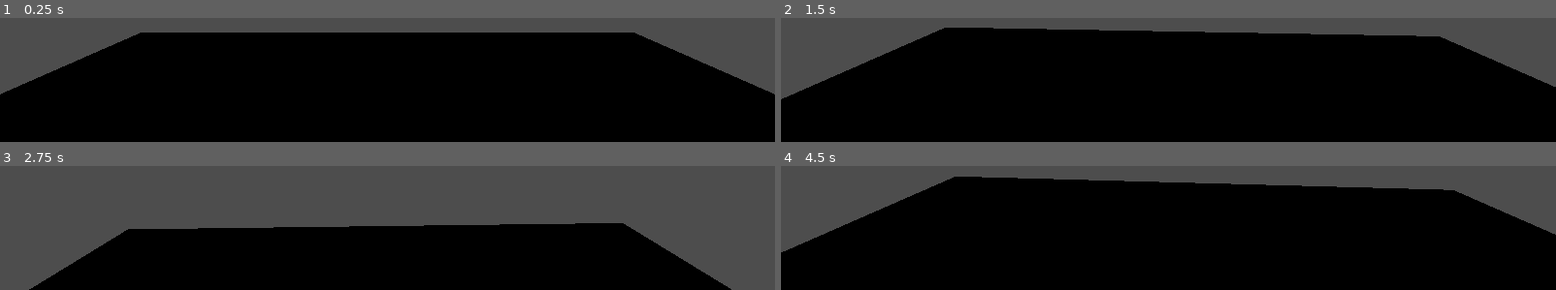
Above: before the commit, frames 1-4 (two rows, left to right).
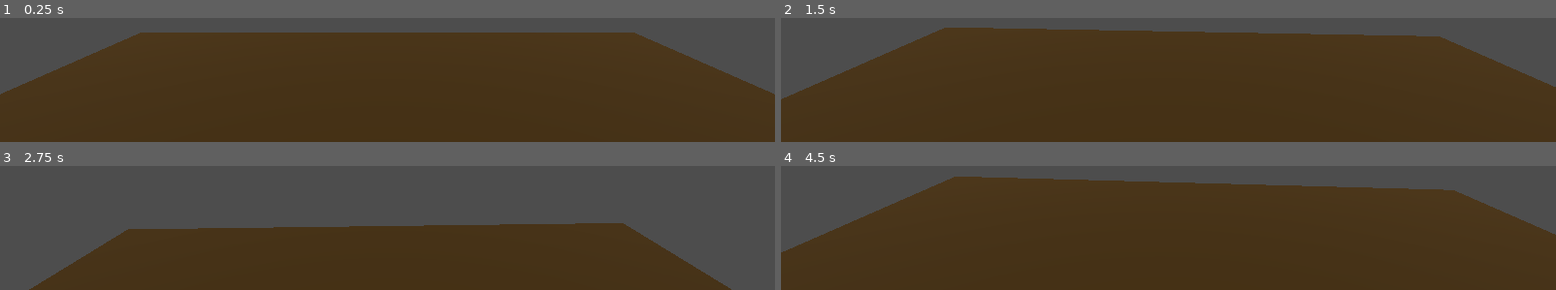
Above: after the commit, the same moments.

Repository: conner12345678/3DGameGit
Game: Godot game, scene res://main.tscn
Same seed, same stepped clock (60 frames per second), same inputs: the game is played once before the commit and once after it.
Inputs (mouse positions are in pixels of both pictures, inside the frame that each line leads up to):
- Up to frame 1 (0.25 s): no input
- Up to frame 2 (1.5 s): tap Enter at 0.5 s; move the mouse to (outside the picture) at 0.52 s; move the mouse to (outside the picture) at 1.27 s
- Up to frame 3 (2.75 s): tap Space at 2 s; move the mouse to (outside the picture) at 2.02 s
- Up to frame 4 (4.5 s): move the mouse to (outside the picture) at 2.77 s; tap Enter at 3.5 s; move the mouse to (outside the picture) at 3.52 s; move the mouse to (outside the picture) at 4.27 s

The runs differ from the first frame. In frame 1, 79% of the frame differs, in the area x 0-100%, y 11-100%; in frame 2, 80%, in the area x 0-100%, y 7-100%; in frame 3, 40%; in frame 4, 77%.

Commit message:
Added a light to see if this works
It worked yesssssssssssssssssssssss

Diff:
--- a/3dGame1/main.tscn
+++ b/3dGame1/main.tscn
@@ -10,3 +10,6 @@
 
 [node name="Player" parent="." instance=ExtResource("2_m73cp")]
 transform = Transform3D(1, 0, 0, 0, 1, 0, 0, 0, 1, 0, 1.21231, 0)
+
+[node name="DirectionalLight3D" type="DirectionalLight3D" parent="."]
+transform = Transform3D(1, 0, 0, 0, 0.927262, 0.374412, 0, -0.374412, 0.927262, 0, 4.64513, 0)
